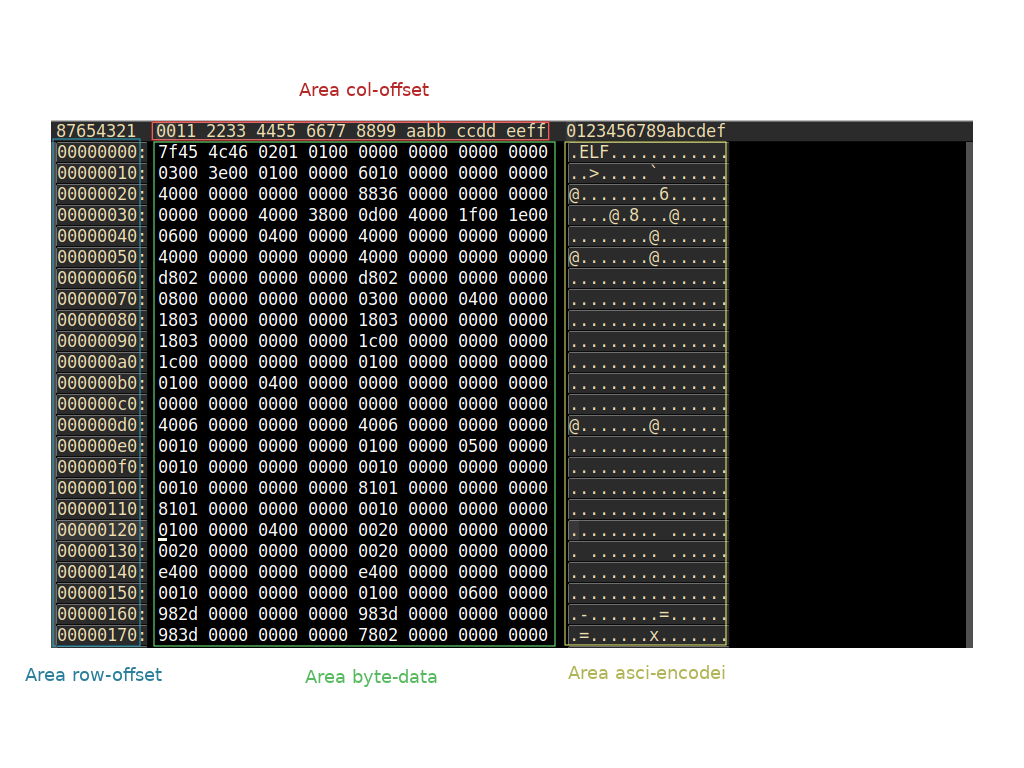
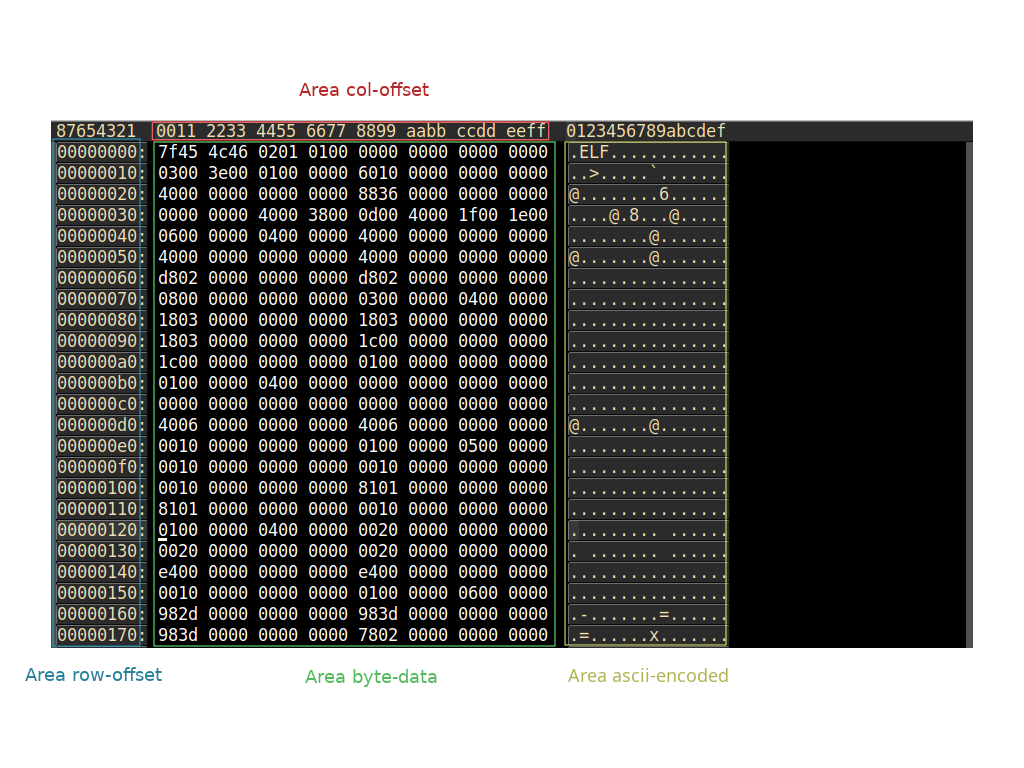
The second 1024px x 768px image is a revision of the first. Changes to its layers:
renamed "Area asci-encodei" to "Area ascii-encoded", painted on it over box(568, 665, 728, 682)
